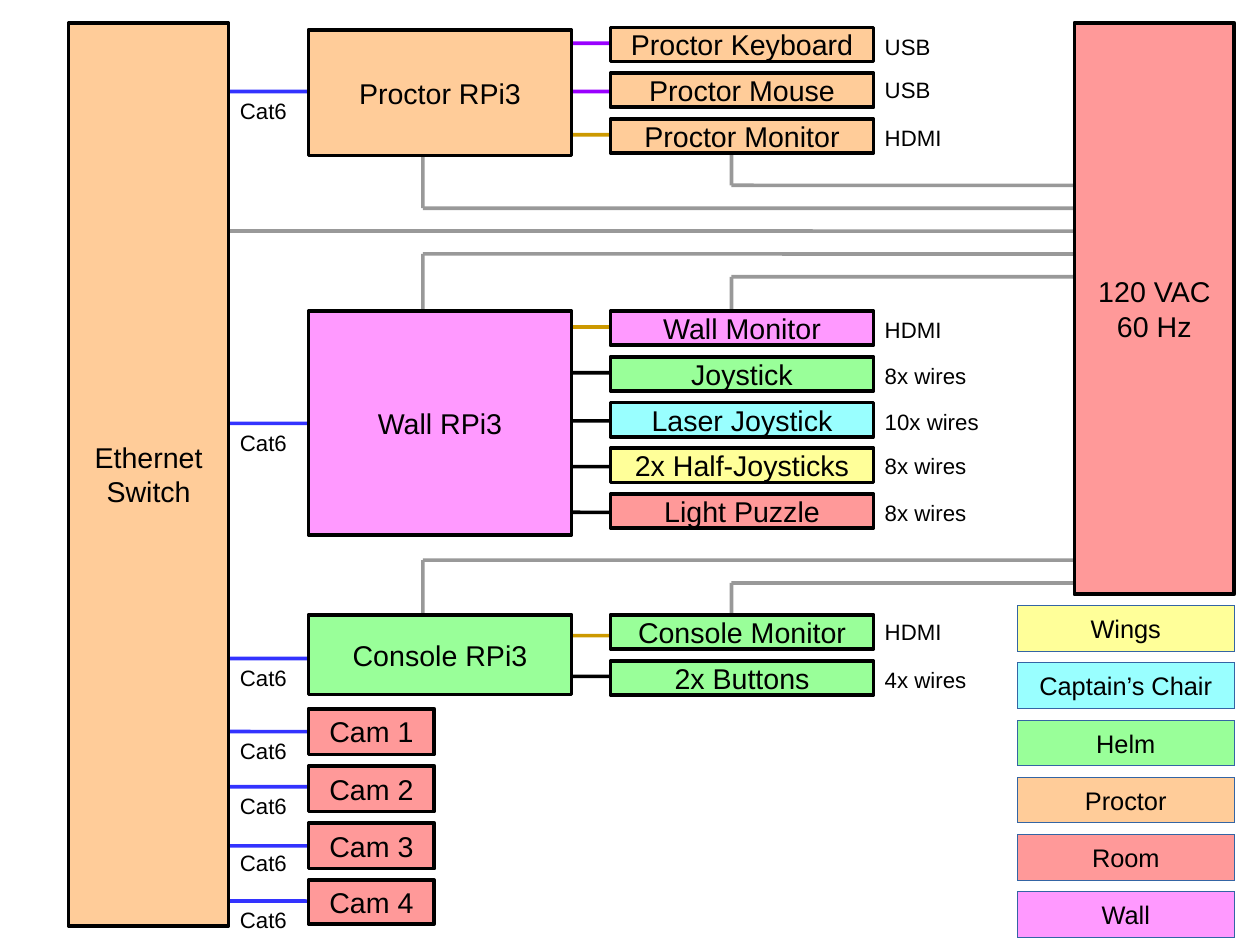
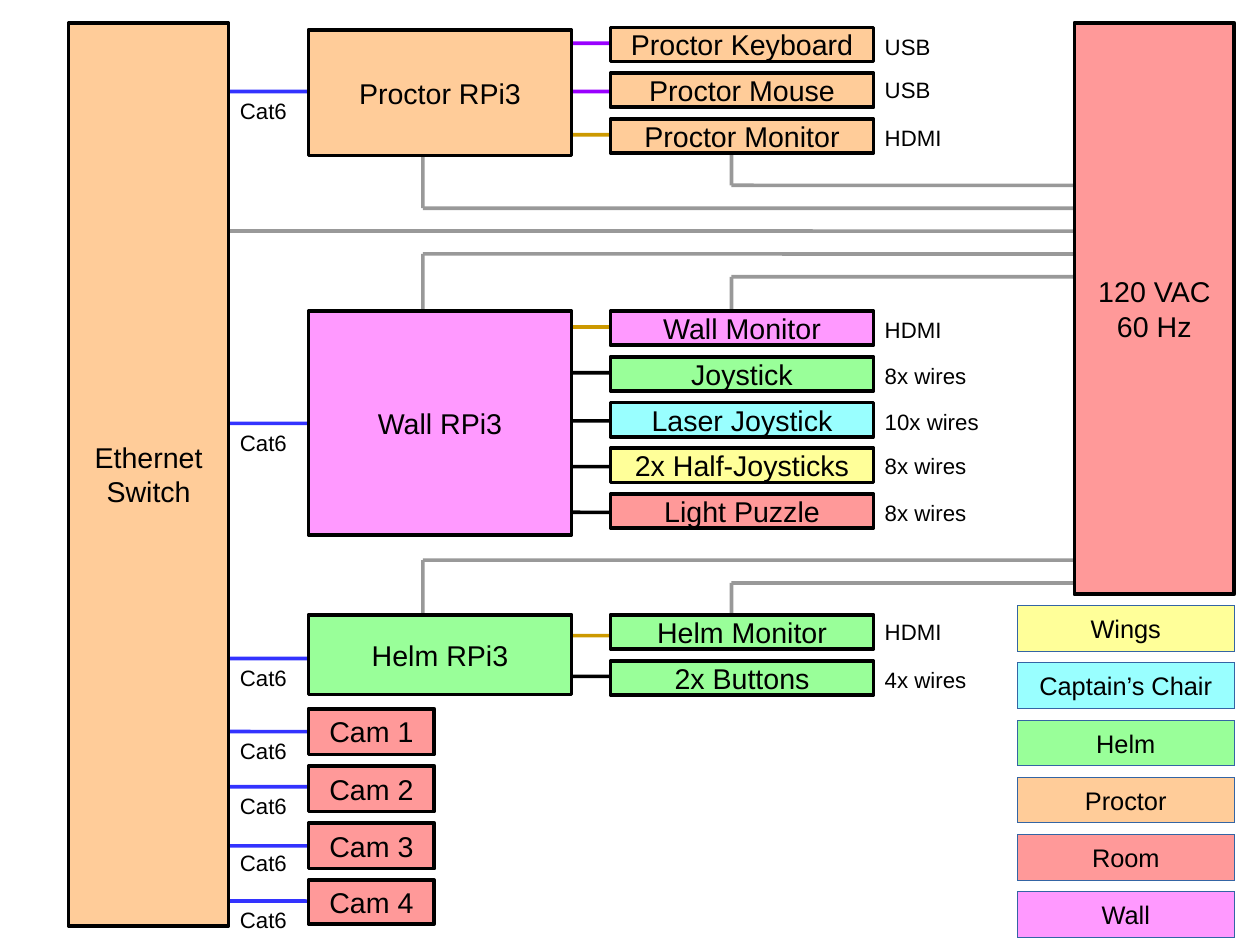
Before and after one commit to scottalmond/EscapeRoom, a slide deck: slide 1 of resources/IMPLEMENTATION.odp. Drawn at 1260x945 pixels with LibreOffice and Linux fonts; fonts in the diff are those of the drawing. Boxes give left, top, right and bottom in pixels: in the first picture for what was removed or moved away, otherwise in the second. Text is boxed around its words. In the diff, an @@ line names an element or a change of style, - is before the commit and + after.

```diff
--- a/resources/IMPLEMENTATION.odp
+++ b/resources/IMPLEMENTATION.odp
@@ text in rectangle at [657, 622, 827, 648]: text changed @@
-Console Monitor
+Helm Monitor
@@ text in rectangle at [372, 645, 508, 667]: text changed @@
-Console RPi3
+Helm RPi3
```
Also in this commit, not shown: 1 other slide changed, 3 other files.
